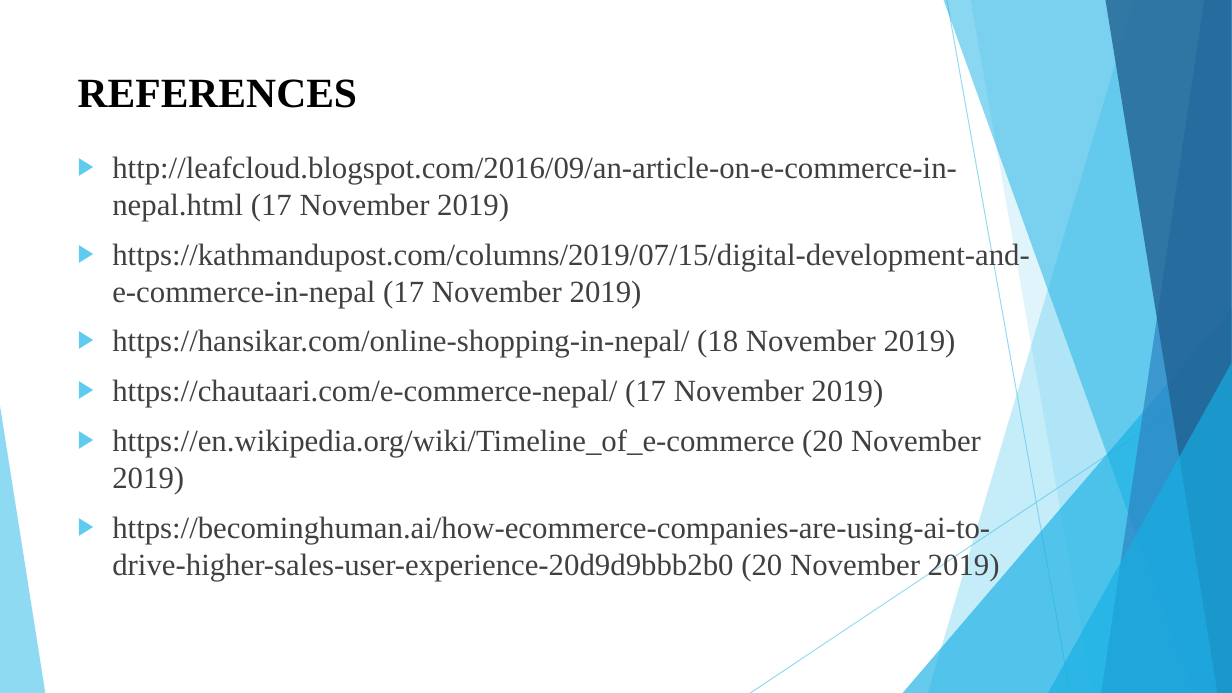
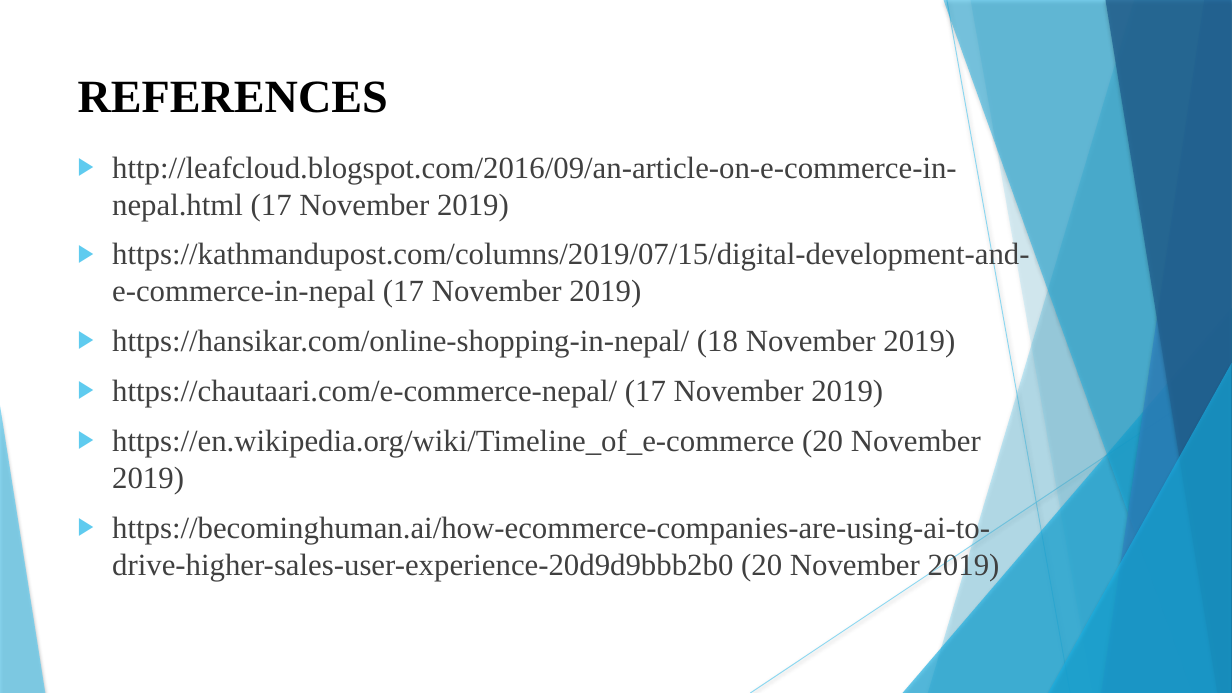
Before and after one commit to KojuOrg/E-Mart-Document, a slide deck: slide 13 of Proposal/Presentation/ProposalSlide.pptx. Drawn at 1232x693 pixels with LibreOffice and Linux fonts; fonts in the diff are those of the drawing. Boxes give left, top, right and bottom in pixels: in the first picture for what was removed or moved away, otherwise in the second. Text is boxed around its words. In the diff, an @@ line names an element or a change of style, - is before the commit and + after.

```diff
--- a/Proposal/Presentation/ProposalSlide.pptx
+++ b/Proposal/Presentation/ProposalSlide.pptx
@@ line (947, 0) - (1070, 693): stroke #5FCBEF 0.75 pt to #5FCBEF 0.74 pt @@
@@ freeform shape at bbox=[970, 0, 1232, 693]: shadow on; outline redrawn @@
@@ text "REFERENCES" at bbox=[78, 81, 388, 113]: size 32.4 to 36 pt @@
@@ text "http://leafcloud.blogspot.com/2016/09/an-article-on-e-commer ..." at bbox=[112, 156, 1029, 581]: indent changed @@
@@ line (1232, 372) - (750, 693): stroke #5FCBEF 0.75 pt to #5FCBEF 0.74 pt @@
@@ shadow on in 7 elements at bbox=[928, 0, 1232, 693], bbox=[903, 308, 1232, 693], bbox=[944, 0, 1232, 693], bbox=[1102, 0, 1232, 693], bbox=[1105, 0, 1232, 693], bbox=[1048, 363, 1232, 693], bbox=[0, 406, 45, 693] @@
```
Also in this commit, not shown: 13 other slides changed.
